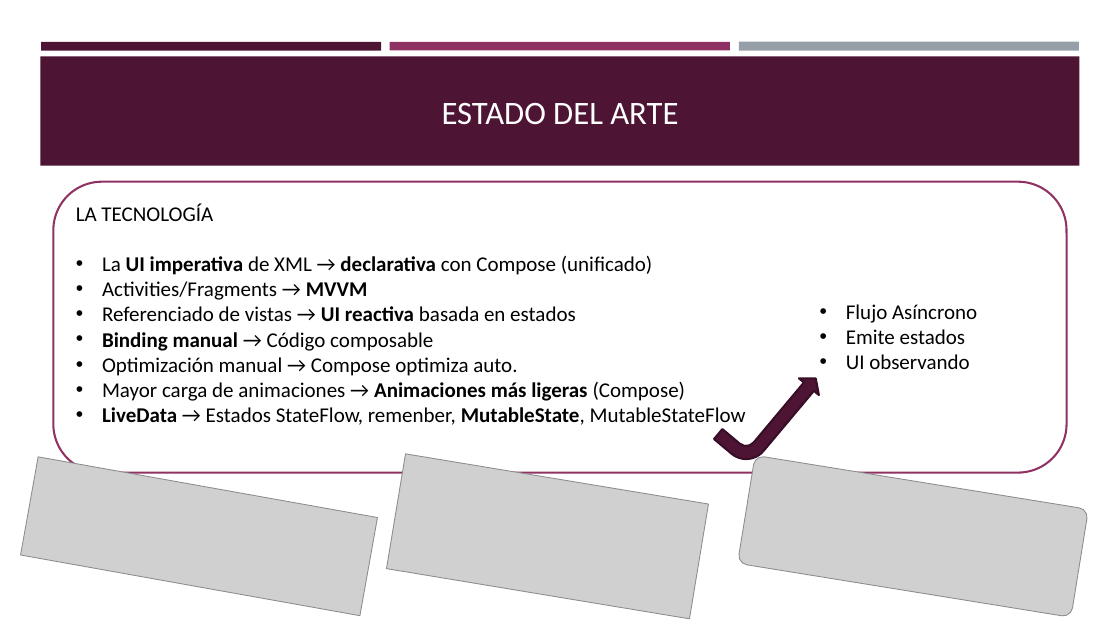
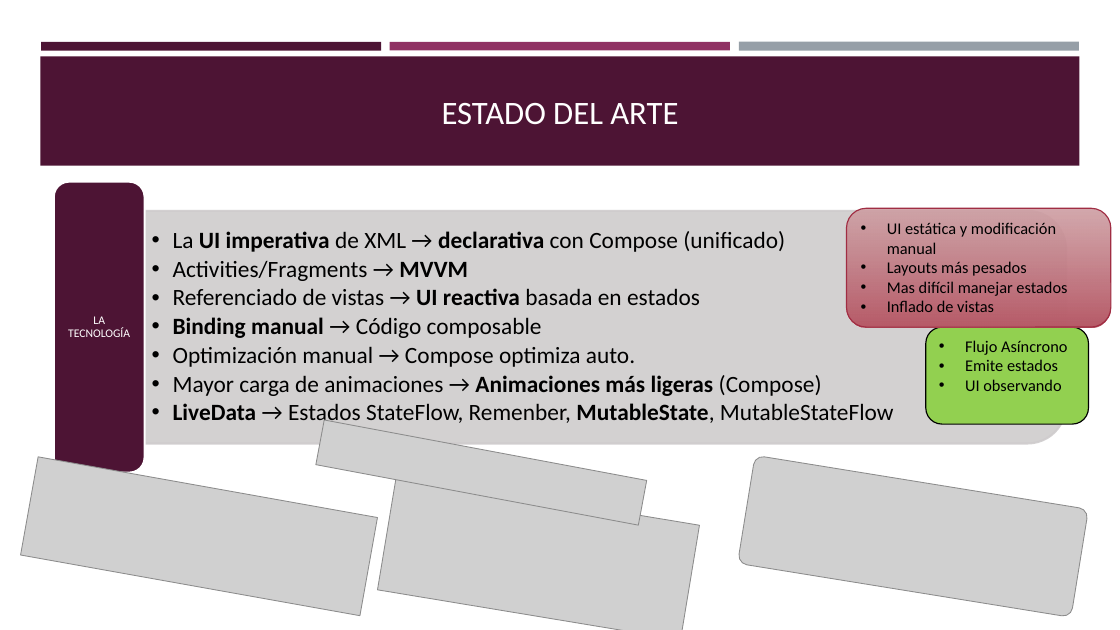
Before and after one commit to AlexGhubb/Anizeno, a slide deck: slide 4 of Defensa/Proyecto app Anizeno.pptx. Drawn at 1120x630 pixels with LibreOffice and Linux fonts; fonts in the diff are those of the drawing; grey boxes stand for pictures. Boxes give left, top, right and bottom in pixels: in the first picture for what was removed or moved away, otherwise in the second. Text is boxed around its words. In the diff, an @@ line names an element or a change of style, - is before the commit and + after.

```diff
--- a/Defensa/Proyecto app Anizeno.pptx
+++ b/Defensa/Proyecto app Anizeno.pptx
@@ rounded rectangle added at (54, 181, 145, 472), fill #4D1434, outline #FFFFFF 1.75 pt @@
@@ text at (76, 203, 213, 221): paragraph removed @@
-LA TECNOLOGÍA
@@ rounded rectangle added at (847, 208, 1112, 328), fill gradient #CF9FA4 to #B75C68, outline #A02D44 1 pt, 14 pt, text #000000 @@
+• UI estática y modificación manual
+• Layouts más pesados
+• Mas difícil manejar estados
+• Inflado de vistas
@@ text "La UI imperativa de XML ...": place and size @@
-text "La UI imperativa de XML ..." at (54, 181, 1067, 472)
+text "La UI imperativa de XML ..." at (173, 231, 894, 427)
@@ text "La UI imperativa de XML ..." at (173, 231, 894, 427): vertical alignment top to middle; fill #FFFFFF to none; outline #903163 1.75 pt to none @@
@@ round same rect added at (145, 211, 1066, 444), fill #D0CCCE at 90% opacity, outline #D0CCCE 1.75 pt @@
@@ text at (173, 231, 822, 396): size 18 to 20 pt in "La UI imperativa de XML → declarativa ...", "Activities/Fragments → MVVM", "Referenciado de vistas → UI reactiva basada ...", "Binding manual → Código composable" and 2 more places; bullet • to ••; list level 1 to 2 in "La UI imperativa de XML ..."; line spacing 1 to 0.9; list level 1 to 2 in "Activities/Fragments → MVVM"; list level 1 to 2 in "Referenciado de vistas → UI ..."; list level 1 to 2 in "Binding manual → Código composable"; list level 1 to 2 in "Optimización manual → Compose optimiza ..."; list level 1 to 2 in "Mayor carga de animaciones → ..." @@
@@ text added at (68, 316, 130, 337), 10 pt, text #FFFFFF @@
+LA TECNOLOGÍA
@@ rounded rectangle "Flujo Asíncrono": place and size @@
-rounded rectangle "Flujo Asíncrono" at (846, 304, 977, 369)
+rounded rectangle "Flujo Asíncrono" at (926, 327, 1089, 423)
@@ rounded rectangle "Flujo Asíncrono" at (926, 327, 1089, 423): size 18 to 14 pt; fill none to #92D050; outline none to #000000 1 pt @@
@@ bent arrow removed at (714, 354, 826, 473) @@
@@ text at (173, 403, 894, 427): text changed; size 18 to 20 pt @@
-• LiveData → Estados StateFlow, remenber, MutableState, MutableStateFlow
+  •• LiveData → Estados StateFlow, Remenber, MutableState, MutableStateFlow
@@ picture added at (316, 421, 647, 526) @@
@@ picture: place and size @@
-picture at (387, 454, 709, 619)
+picture at (377, 475, 700, 630)
```
Also in this commit, not shown: 3 other slides changed, 1 other file.
